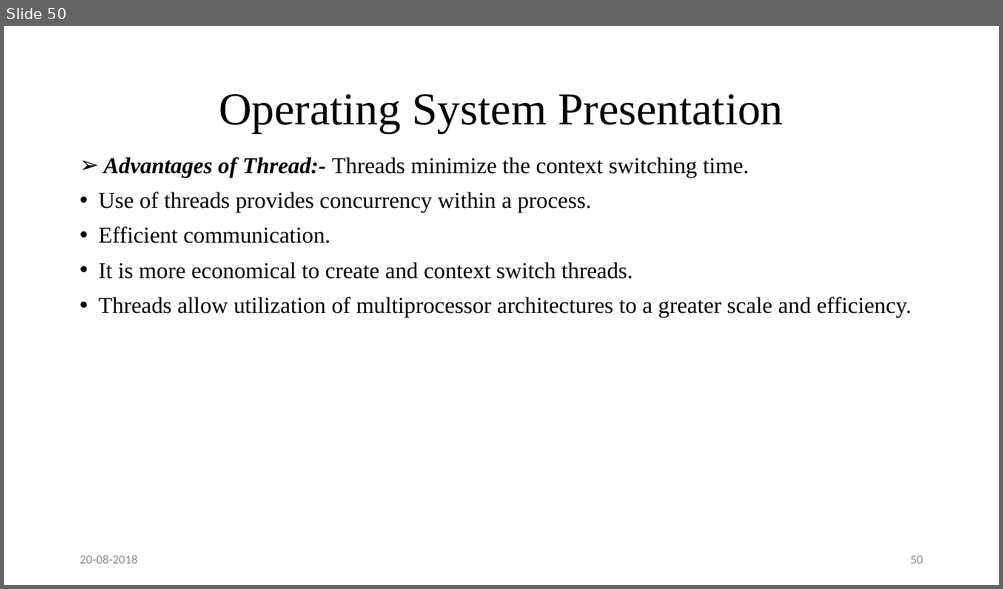
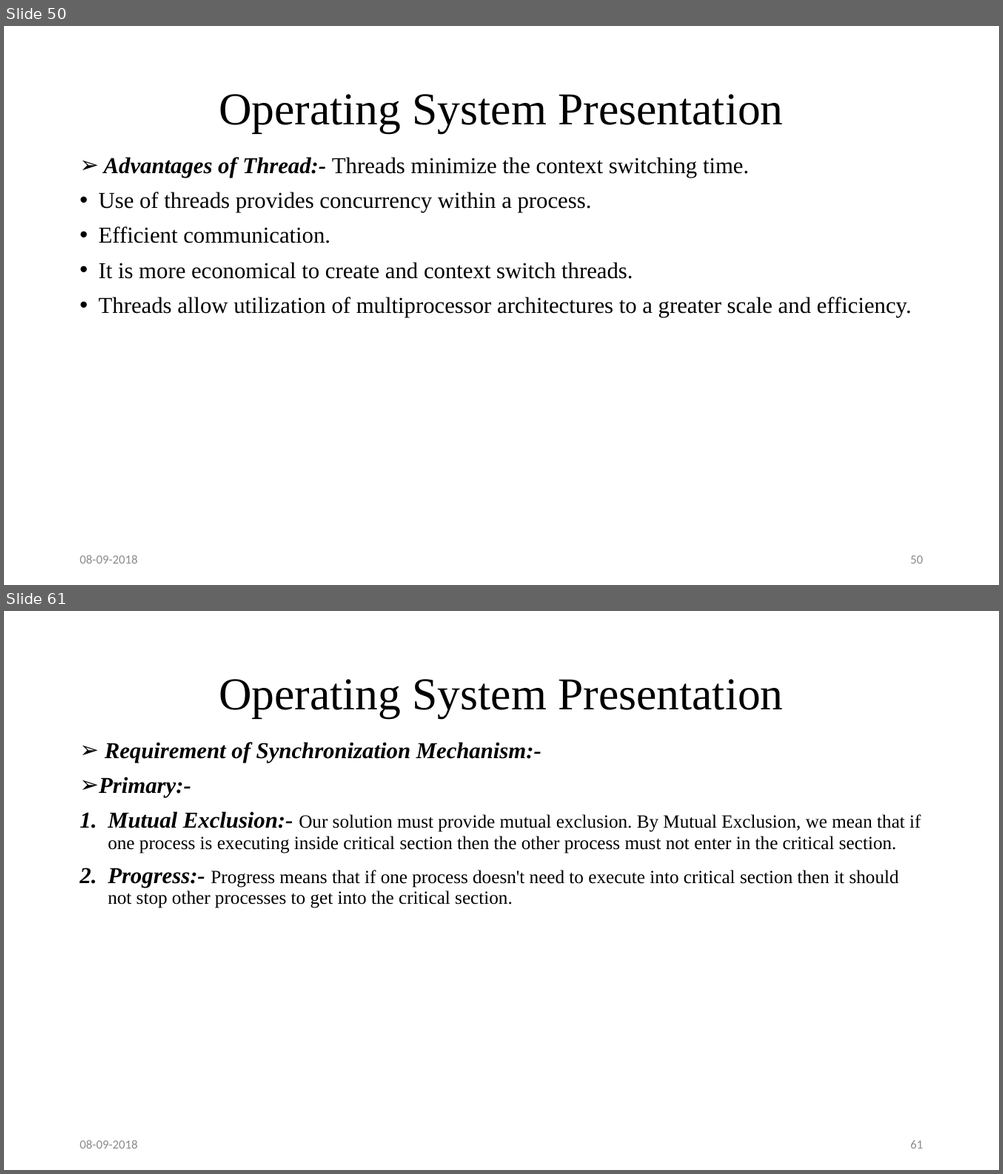
Before and after one commit to sumonkarmakar/Presentation, a slide deck: Operating System Presentation.pptx. Shown one above the other, each under a label of ours: slide 50 before the commit, slides 50 and 61 after it; the slides between them are not shown. The pictures are 1003x589 and 1003x1174 pixels, drawn with LibreOffice and Linux fonts; fonts in the diff are those of the drawing. Boxes give left, top, right and bottom in pixels: in the first picture for what was removed or moved away, otherwise in the second. Text is boxed around its words. In the diff, an @@ line names an element or a change of style, - is before the commit and + after.

```diff
--- a/Operating System Presentation.pptx
+++ b/Operating System Presentation.pptx
@@ slide 61 added at [4,611,999,1170], background #FFFFFF @@
@@ title added at [219,679,782,718], 44 pt, text #000000 @@
+Operating System Presentation
@@ text added at [99,742,920,908], 18 pt, text #000000 @@
+➢ Requirement of Synchronization Mechanism:-
+➢ Primary:-
+1. Mutual Exclusion:- Our solution must provide mutual exclusion. By Mutual Exclusion, we mean that if one process is executing inside critical section then the other process must not enter in the critical section.
+2. Progress:- Progress means that if one process doesn't need to execute into critical section then it should not stop other processes to get into the critical section.
@@ text added at [79,1140,137,1149], 12 pt, text #8C8C8C @@
+08-09-2018
@@ page number added at [910,1141,922,1149], 12 pt, text #8C8C8C @@
+61
@@ slide 50 changed as well @@
@@ text at [79,555,137,564]: text changed @@
-20-08-2018
+08-09-2018
```
Also in this commit, not shown: 50 other slides changed, 85 other slides added.
